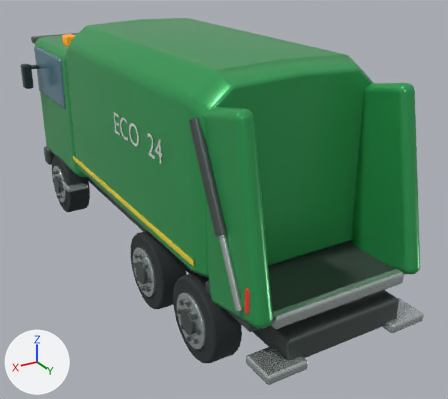
Before and after pictures for a commit that changed the glTF model vehicles/refuse_truck.glb.
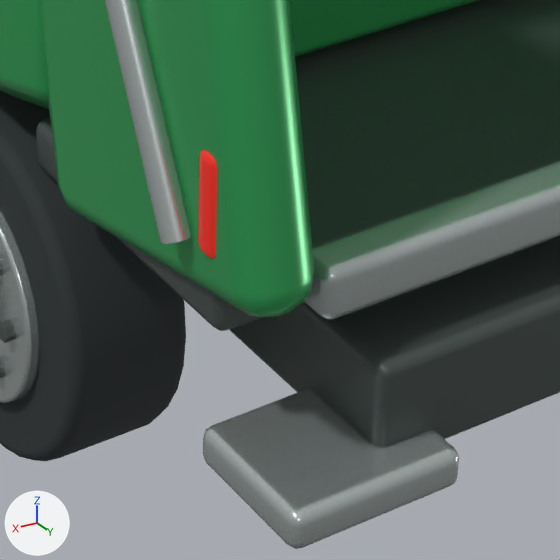
The first picture shows the older version from a 50 mm camera at (4.15, 7.96, 4.89) aimed at (-0.36, 0.44, 1.13). The close-ups show the older and then the newer version on the part from 44% to 74% of the width and 63% to 97% of the height of that picture. Only the edits that show in the close-ups are written down. Every picture has the same lights, and +X, +Y and +Z are marked at lower left. Where no turn or scale is listed for an object, it has been applied to the vertices.

The first close-up shows 'Chrome piston.001', 'Compactor body', 'Crew footboard.001', 'Hopper cheek.001', 'Ladder chassis', 'Loading comb', 'Performance tire.005', 'Rear hopper floor', 'Rear light.001', 'Wheel rim.005' and 2 more.
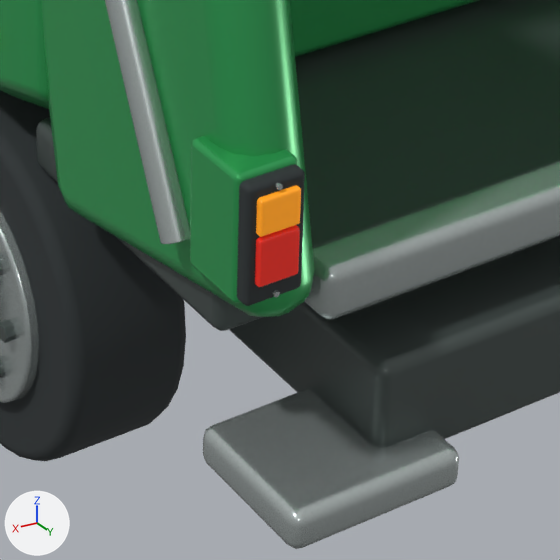
Patch to the scene script:
```diff
--- a/vehicles/refuse_truck.glb.py
+++ b/vehicles/refuse_truck.glb.py
@@ me_kub_036 @@
+me_kub_036.from_pydata(...)  # 96 vertices, 188 faces; spans x -0.06..0.06, y -0.013..0.013, z -0.0675..0.0675
+me_kub_036.materials.append(mat_tail_lamp)  # red #e12c21, glowing dark red #6c100a
@@ me_cylinder_040_1 @@
+me_cylinder_040_1.from_pydata(...)  # 72 vertices, 140 faces; spans x -0.008..0.008, y -0.006..0.006, z -0.008..0.008
+me_cylinder_040_1.materials.append(mat_brushed_equipment_metal)  # light grey #c4cdcb
@@ me_kub_033 @@
+me_kub_033.from_pydata(...)  # 96 vertices, 188 faces; spans x -0.092..0.092, y -0.106..0.106, z -0.184..0.184
+me_kub_033.materials.append(mat_leaf_green_enamel)  # green #35a65b
@@ me_kub_034 @@
+me_kub_034.from_pydata(...)  # 96 vertices, 188 faces; spans x -0.084..0.084, y -0.026..0.026, z -0.168..0.168
+me_kub_034.materials.append(mat_tire_rubber)  # dark grey #2c3234
@@ me_kub_035 @@
+me_kub_035.from_pydata(...)  # 96 vertices, 188 faces; spans x -0.06..0.06, y -0.013..0.013, z -0.052..0.052
+me_kub_035.materials.append(mat_amber_lens)  # orange #ffa021, glowing brown #955b0e
@@ ob_rear_light_001 @@
-ob_rear_light_001 = bpy.data.objects.new('Rear light.001', me_kub_030)
-ob_rear_light_001.location = (1.12, 3.46, 1.46)
@@ ob_tail_lamp_001 @@
+ob_tail_lamp_001 = bpy.data.objects.new('Tail lamp.001', me_kub_036)
+ob_tail_lamp_001.location = (1.12, 3.68, 1.418)
@@ ob_rear_lamp_retaining_screw_003 @@
+ob_rear_lamp_retaining_screw_003 = bpy.data.objects.new('Rear lamp retaining screw.003', me_cylinder_040_1)
+ob_rear_lamp_retaining_screw_003.location = (1.12, 3.679, 1.612)
@@ ob_rear_lamp_retaining_screw_002 @@
+ob_rear_lamp_retaining_screw_002 = bpy.data.objects.new('Rear lamp retaining screw.002', me_cylinder_040_1.copy())
+ob_rear_lamp_retaining_screw_002.location = (1.12, 3.679, 1.31)
@@ ob_rear_lamp_mounting_plate_001 @@
+ob_rear_lamp_mounting_plate_001 = bpy.data.objects.new('Rear lamp mounting plate.001', me_kub_033)
+ob_rear_lamp_mounting_plate_001.location = (1.12, 3.531, 1.46)
@@ ob_rear_lamp_gasket_001 @@
+ob_rear_lamp_gasket_001 = bpy.data.objects.new('Rear lamp gasket.001', me_kub_034)
+ob_rear_lamp_gasket_001.location = (1.12, 3.65, 1.46)
@@ ob_rear_indicator_lens_001 @@
+ob_rear_indicator_lens_001 = bpy.data.objects.new('Rear indicator lens.001', me_kub_035)
+ob_rear_indicator_lens_001.location = (1.12, 3.68, 1.545)
```

Boxes (x1, y1, x2, y2) around the edits, measured in the close-ups (560 x 560 px):
'Rear lamp mounting plate.001', added (green)
    after: (190, 136, 298, 303)
'Rear lamp gasket.001', added
    after: (237, 164, 305, 306)
'Tail lamp.001', added
    after: (255, 225, 300, 287)
'Rear light.001', deleted
    before: (198, 150, 217, 259)
'Rear indicator lens.001', added
    after: (256, 185, 301, 237)
'Rear lamp retaining screw.003', added
    after: (275, 183, 283, 190)
'Rear lamp retaining screw.002', added
    after: (272, 290, 280, 298)
